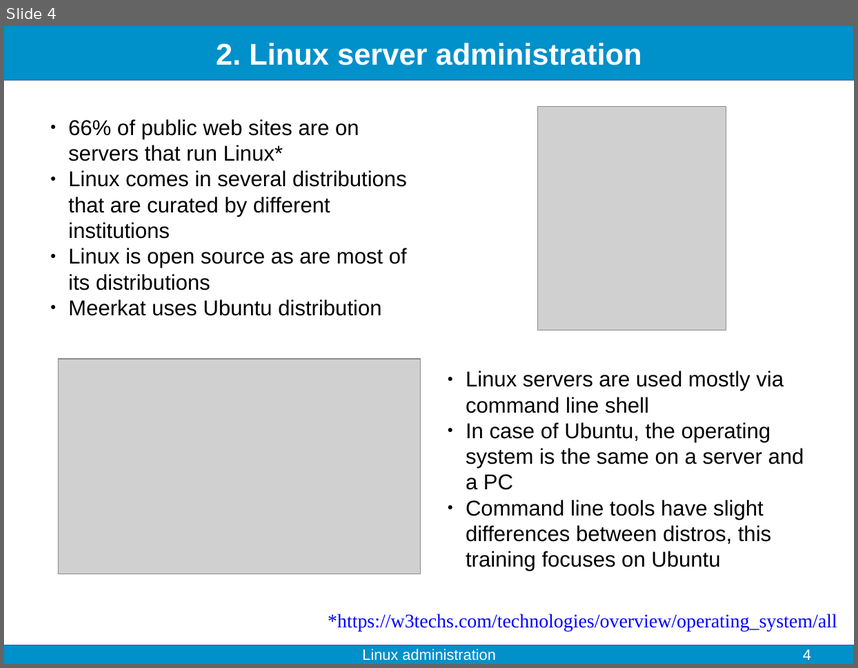
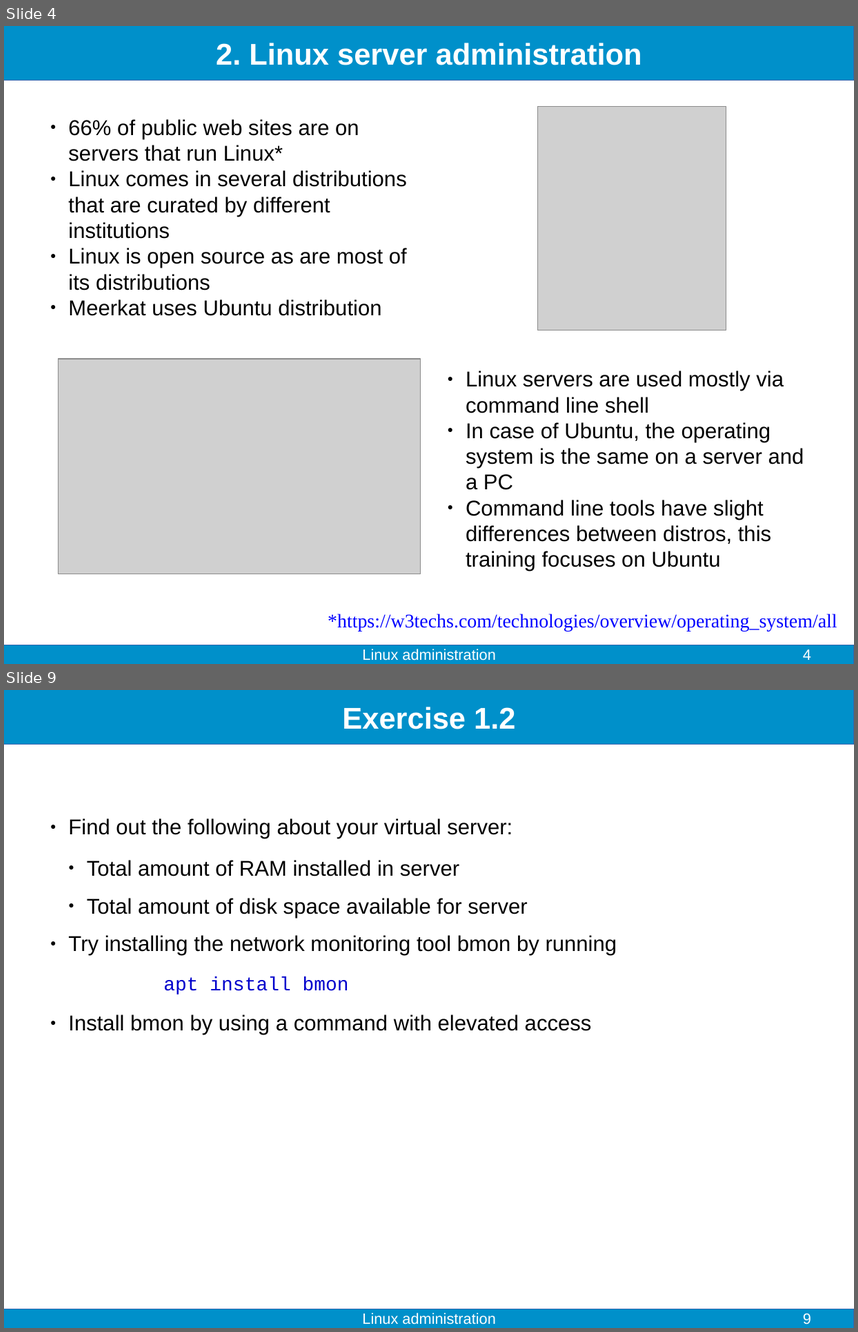
Before and after one commit to fjelltopp/training, a slide deck: linux_administration/linux_administration.odp. Shown one above the other, each under a label of ours: slide 4 before the commit, slides 4 and 9 after it; the slides between them are not shown. The pictures are 858x668 and 858x1332 pixels, drawn with LibreOffice and Linux fonts; fonts in the diff are those of the drawing; grey boxes stand for pictures. Boxes give left, top, right and bottom in pixels: in the first picture for what was removed or moved away, otherwise in the second. Text is boxed around its words. In the diff, an @@ line names an element or a change of style, - is before the commit and + after.

Commit message:
more exercises

```diff
--- a/linux_administration/linux_administration.odp
+++ b/linux_administration/linux_administration.odp
@@ slide 9 added at bbox=[4, 690, 854, 1328], background #FFFFFF; not listed: 2 template elements that a slide beside it also shows @@
@@ title added at bbox=[342, 707, 515, 729], 28 pt, text #FFFFFF, bold @@
+Exercise 1.2
@@ text added at bbox=[68, 818, 617, 1035], 20 pt, text #000000 @@
+● Find out the following about your virtual server:
+  ● Total amount of RAM installed in server
+  ● Total amount of disk space available for server
+● Try installing the network monitoring tool bmon by running
+apt install bmon
+● Install bmon by using a command with elevated access
@@ text added at bbox=[362, 1312, 495, 1324], 14 pt, text #FFFFFF @@
+Linux administration
@@ page number added at bbox=[803, 1313, 811, 1324], 14 pt, text #FFFFFF @@
+9
```
Also in this commit, not shown: 3 slides changed, 3 other slides added.
